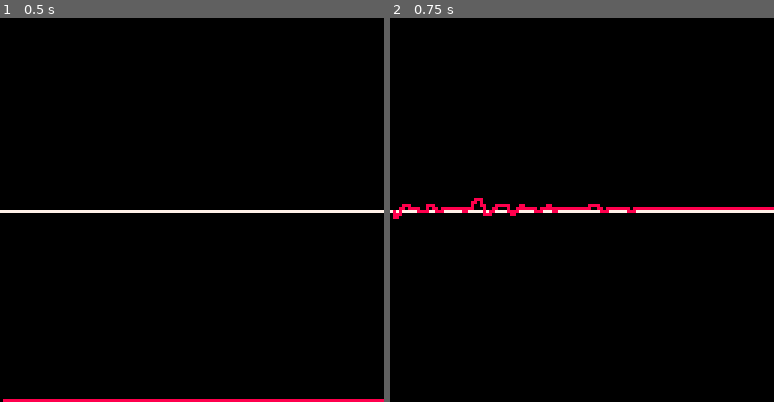
Above: before the commit, frames 1-2 (left to right).
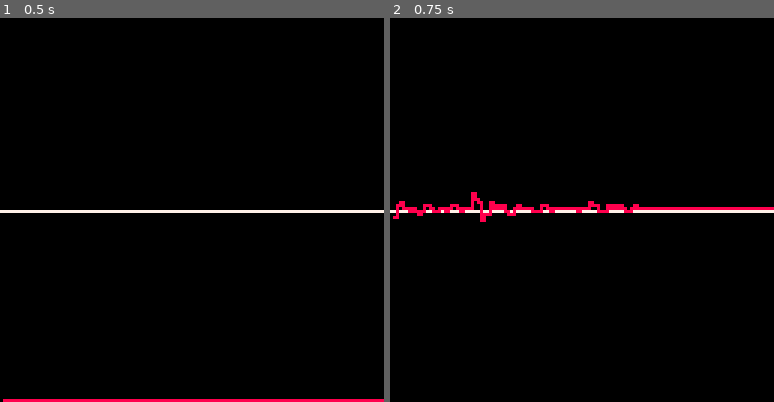
Above: after the commit, the same moments.

Repository: bikibird/declare
Game: PICO-8 cartridge declare.p8
Two runs of this game, one before a commit and one after it. Both use one fixed random seed, a clock stepped at 60 frames per second and the inputs below.
Inputs:
- Up to frame 1 (0.5 s): tap X (X key) at 0.33 s
- Up to frame 2 (0.75 s): tap O (Z key) at 0.7 s

Frame 1 is identical in both runs. In frame 2, 0.6% of the frame differs, in the area x 0-65%, y 45-54%.

Commit message:
Added 34d vowel formant

Diff:
--- a/declare.p8
+++ b/declare.p8
@@ -31,39 +31,39 @@
 	--f_start, bw_start, f_end, bw_end
 
 
-	aa={{1220,70,1220,70},{700,130,700,130}},
-	ae={{1660,150,1660,150},{620,70,620,70}},
-	ah={{1220,50,1220,50},{620,80,620,80}},
-	ao={{990,100,1040,100},{600,630,90,90}},
-	aw={{1100,70,900,70},{540,80,450,80}},
-	ay={{1200,70,1880,100},{660,100,400,70}},
-	eh={{1720,100,1220,100},{480,70,330,50}},
+	aa={{2600,160,2600,160},{1220,70,1220,70},{700,130,700,130}},
+	ae={{2430,320,2470,320},{1660,150,1660,150},{620,70,620,70}},
+	ah={{2550,140,2550,140},{1220,50,1220,50},{620,80,620,80}},
+	ao={{2570,80,2600,80},{990,100,1040,100},{600,90,630,90}},
+	aw={{2350,80,2390,80},{1100,70,900,70},{540,80,450,80}},
+	ay={{2550,200,2500,200},{1200,70,1880,100},{660,100,400,70}},
+	eh={{2520,200,2600,200},{1720,100,1220,100},{480,70,330,50}},
 	er={{2310,80,2040,3000},{1410,30,1440,40},{540,130,520,130}},
-	ey={{1680,90,1530,90},{530,60,620,60}},
-	ih={{1800,100,1600,100},{400,50,470,50}},
-	iy={{2020,100,2070,100},{310,70,290,50}},
-	ow={{1100,70,900,70},{540,80,450,80}},
-	oy={{960,50,1820,50},{550,60,360,80}},
-	uh={{1100,100,1180,100},{450,80,500,80}},
+	ey={{2500,200,2530,200},{1680,90,1530,90},{530,60,620,60}},
+	ih={{2570,140,2600,140},{1800,100,1600,100},{400,50,470,50}},
+	iy={{2960,400,2960,400},{2020,100,2070,100},{310,70,290,50}},
+	ow={{2300,70,2300,70},{1100,70,900,70},{540,80,450,80}},
+	oy={{2400,130,2450,160},{960,50,1820,50},{550,60,360,80}},
+	uh={{2350,80,2390,80},{1100,100,1180,100},{450,80,500,80}},
 	uw={{2200,140,2200,140},{1250,110,900,110},{350,70,320,70}}
 }
 offglide=
 {
 	--f_step, bw_step
-	aa={{0,0},{0,0}},
-	ae={{0,0},{0,0}},
-	ah={{0,0},{0,0}},
-	ao={{0.06478781989,0},{0.03887269193,0}},
-	aw={{-0.2591512796,0},{-0.1166180758,0}},
-	ay={{0.8811143505,-0.33689666340},{.03887269193,-0.03887269193}},
-	eh={{-0.38872691930,0.1943634597},{0,0.02591512796}},
+	aa={{0,0,0},{0,0,0}},
+	ae={{0.05183025591,0,0},{0,0,0}},
+	ah={{0,0,0},{0,0,0}},
+	ao={{-0.1295756398,0.06478781989,0},{0,0.03887269193,0}},
+	aw={{0.05183025591,-0.2591512796,0},{0,-0.1166180758,0}},
+	ay={{-0.06478781989,0.8811143505,-0.33689666340},{0,.03887269193,-0.03887269193}},
+	eh={{0.1036605118,-0.38872691930,0.1943634597},{0,0,0.02591512796}},
 	er={{-0.2881152461,0.03201280512,-0.02134187008},{0.2347605709,0.01067093504,0}},
-	ey={{0.1943634597,-0.1166180758},{0,0}},
-	ih={{-0.2591512796,0.09070294785},{0,0}},
-	iy={{0.06478781989,0},{-0.02591512796,-0.01943634597}},
-	ow={{-0.2591512796,-0.1166180758},{0,0}},
-	oy={{1.114350502,-0.2461937156},{-0.02591512796,0}},
-	uh={{0.1036605118,0.06478781989},{0,0}},
+	ey={{0.03887269193,0.1943634597,-0.1166180758},{0,0,0}},
+	ih={{0.03887269193,-0.2591512796,0.09070294785},{0,0,0}},
+	iy={{0,0.06478781989,0},{0,-0.02591512796,-0.01943634597}},
+	ow={{0,-0.2591512796,-0.1166180758},{0,0,0}},
+	oy={{0.06478781989,1.114350502,-0.2461937156},{0.03887269193,-0.02591512796,0}},
+	uh={{0.05183025591,0.1036605118,0.06478781989},{0,0,0}},
 	uw={{0,-0.4535147392,-0.03887269193},{0,0,0}}
 }
 phonemes={}
